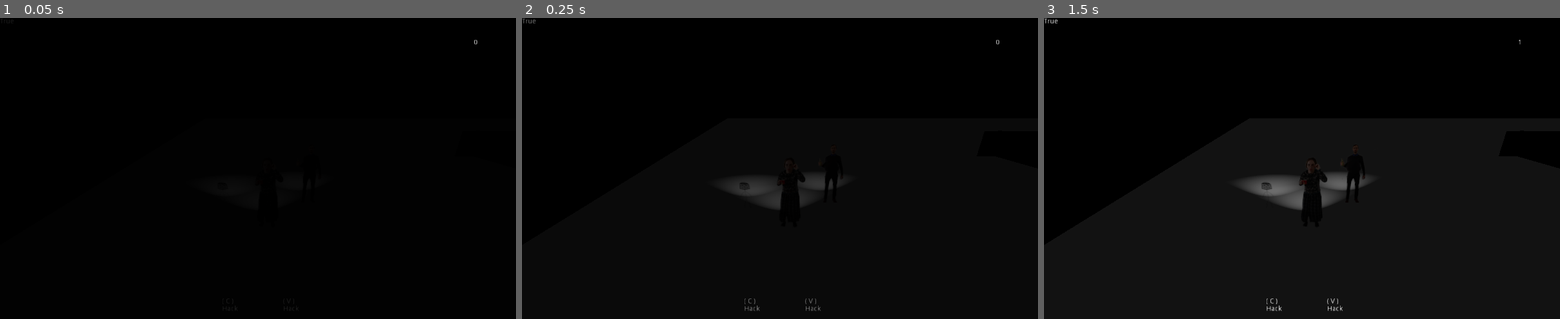
Above: before the commit, frames 1-3 (left to right).
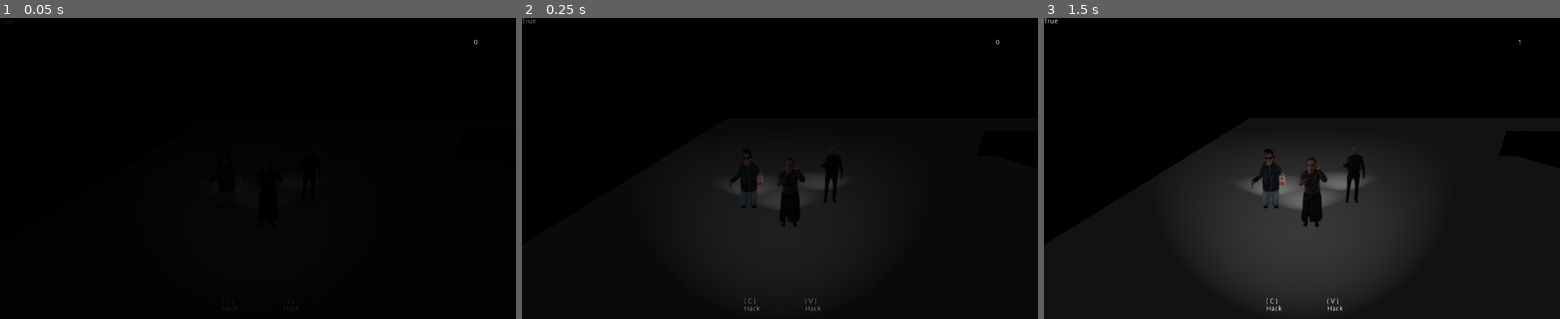
Above: after the commit, the same moments.

Repository: grunkgrunk/gwj-20
Game: Godot game, scene res://World.tscn
Same seed, same stepped clock (60 frames per second), same inputs: the game is played once before the commit and once after it. The engine's default icon, where the game draws it, is replaced by a stand-in: a white triangle on a blue panel in a dark square.
Inputs:
- Up to frame 1 (0.05 s): no input
- Up to frame 2 (0.25 s): no input
- Up to frame 3 (1.5 s): tap Enter (ui_accept) at 0.5, 0.77, 1.25 s; hold Right (ui_right) 0.53-1.28 s; tap C (action_1) at 0.6 s; hold Down (ui_down) from 1.28 s (still down); tap V (action_2) at 1.35 s

The runs differ from the first frame. In frame 2, 0.2% of the frame differs, in the area x 40-47%, y 45-61%; in frame 3, 8.6%, in the area x 33-67%, y 44-91%.

Commit message:
Forgot boy

Diff:
--- a/game/Boy.tscn
+++ b/game/Boy.tscn
@@ -1,13 +1,15 @@
-[gd_scene load_steps=3 format=2]
+[gd_scene load_steps=4 format=2]
 
 [ext_resource path="res://Character.tscn" type="PackedScene" id=1]
 [ext_resource path="res://Boy.gd" type="Script" id=2]
+[ext_resource path="res://BoyCut.png" type="Texture" id=3]
 
 [node name="Boy" instance=ExtResource( 1 )]
 script = ExtResource( 2 )
 
 [node name="Sprite" parent="Position3D" index="0"]
-transform = Transform( 0.5, 0, 0, 0, 0.5, 1.1921e-07, 0, -5.9605e-08, 1, 0, 1.67307, -3.59603e-07 )
+transform = Transform( 1, 0, 0, 0, 1, 1.1921e-07, 0, -1.1921e-07, 1, 0, 4.33879, -3.59603e-07 )
+texture = ExtResource( 3 )
 
 [node name="ActionArea" parent="." index="5"]
 transform = Transform( 1, 0, 0, 0, 1, 0, 0, 0, 1, 0, 0, -6.79137 )
--- a/game/World.tscn
+++ b/game/World.tscn
@@ -48,6 +48,11 @@
 current = true
 script = ExtResource( 6 )
 inital_target_path = NodePath("../Characters/Granny")
+
+[node name="SpotLight" type="SpotLight" parent="Camera"]
+light_energy = 0.1
+spot_range = 73.9583
+spot_angle = 35.6926
 
 [node name="Ground" parent="." instance=ExtResource( 8 )]
 transform = Transform( 100, 0, 0, 0, 100, 0, 0, 0, 100, 0, 0, 0 )
Binary file added: game/BoyCut.png
Not shown, added: game/BoyCut.png.import
